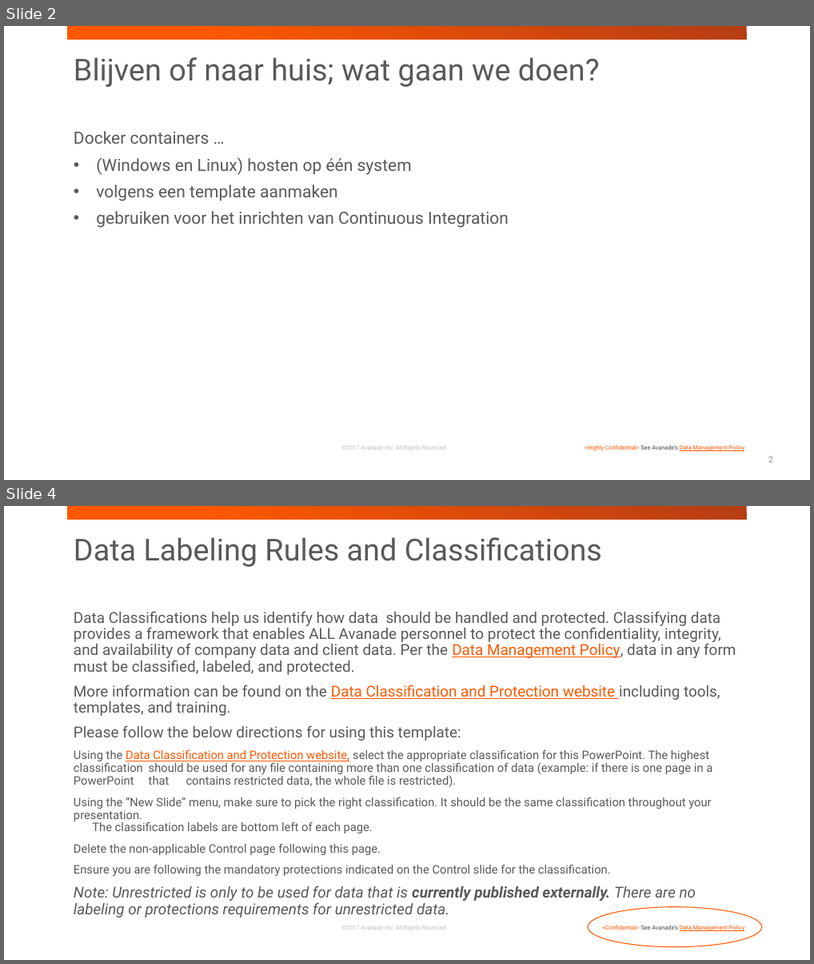
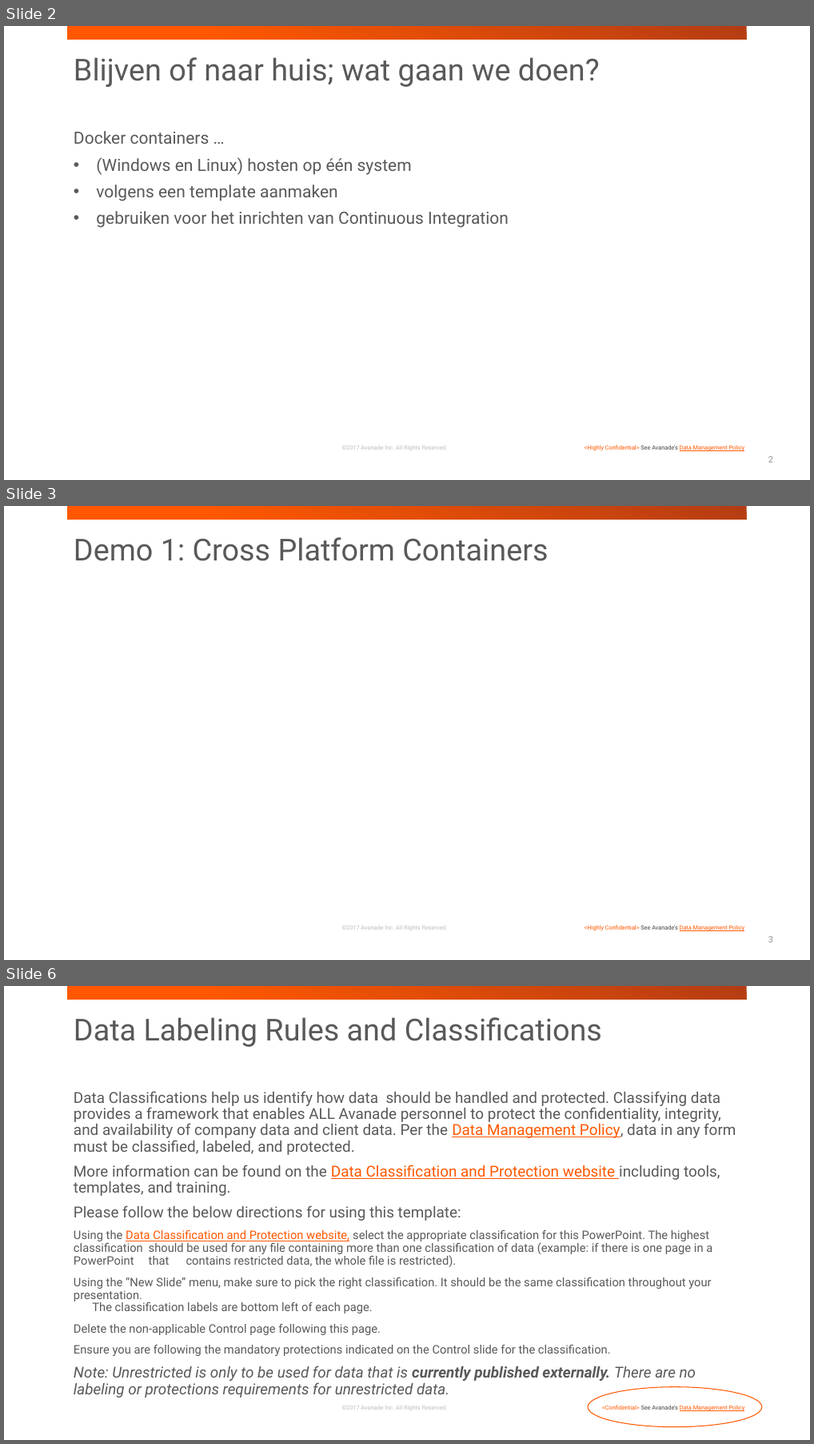
Before and after one commit to devedse/sdfg2017, a slide deck: presentatie.pptx. Shown one above the other, each under a label of ours: slides 2 and 4 before the commit, slides 2, 3 and 6 after it; the slides between them are not shown. The pictures are 814x964 and 814x1444 pixels, drawn with LibreOffice and Linux fonts; fonts in the diff are those of the drawing; background and template pictures are left out. Boxes give left, top, right and bottom in pixels: in the first picture for what was removed or moved away, otherwise in the second. Text is boxed around its words. In the diff, an @@ line names an element or a change of style, - is before the commit and + after.

```diff
--- a/presentatie.pptx
+++ b/presentatie.pptx
@@ slide 3 added at <box>4,506,810,960</box>, background #FFFFFF; not listed: 3 template elements that a slide beside it also shows @@
@@ title added at <box>74,537,548,561</box>, 36 pt, text #595959 @@
+Demo 1: Cross Platform Containers
@@ page number added at <box>769,936,774,942</box>, 10.5 pt, text #939393 @@
+3
@@ what was slide 4 is now slide 6 @@
```
Also in this commit, not shown: 1 slide changed, 1 other slide added.
